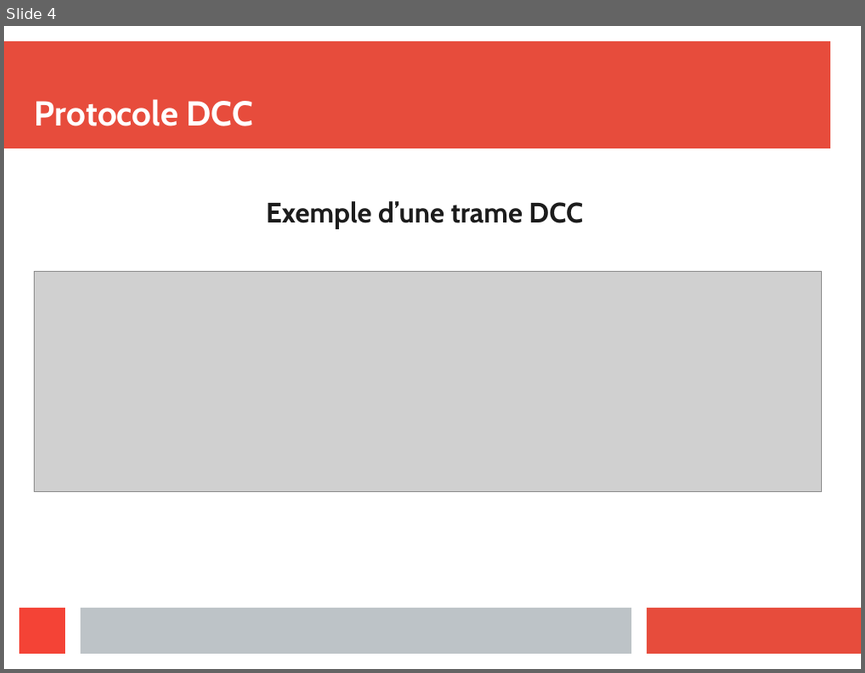
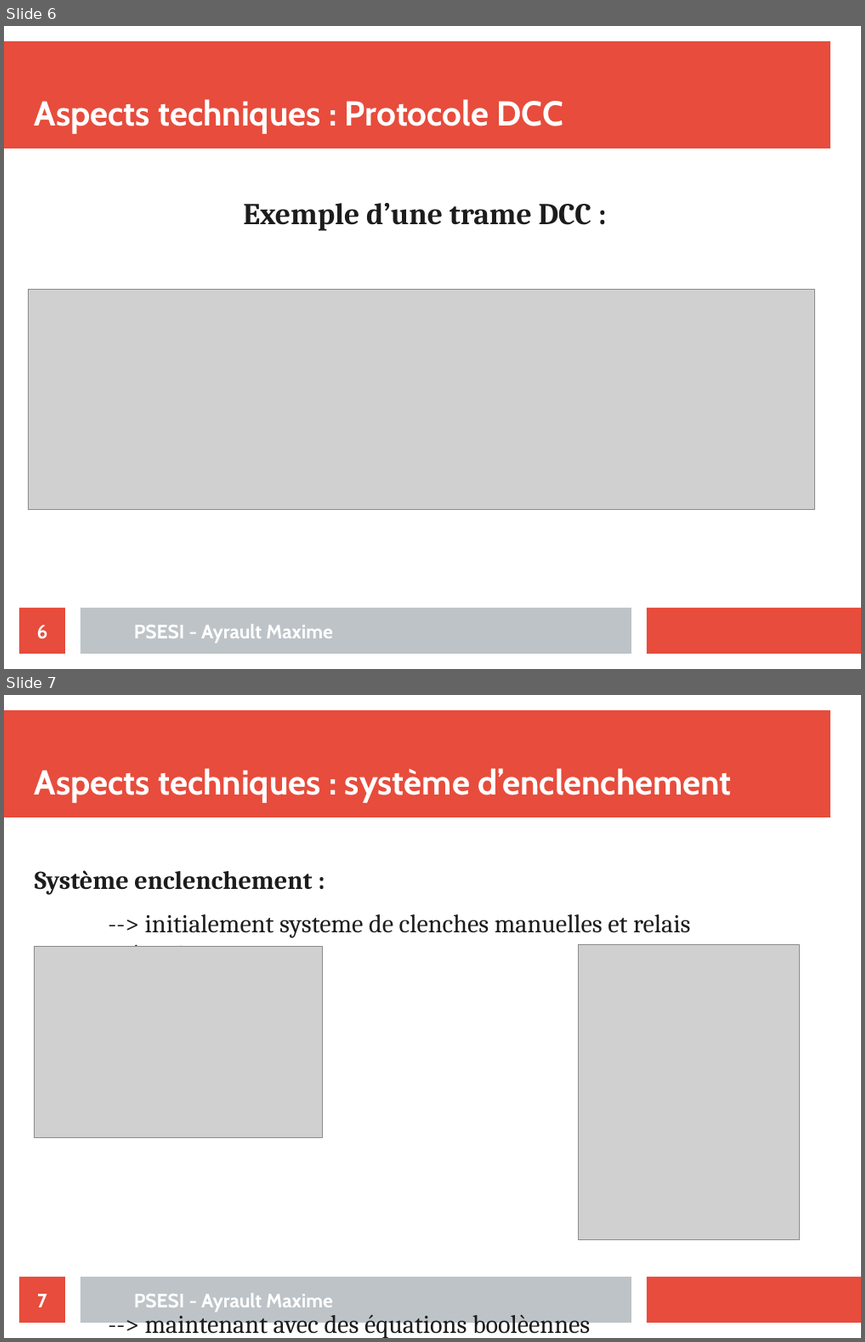
Before and after one commit to maximouth/CBI, a slide deck: Presentation/presentation.odp. Shown one above the other, each under a label of ours: slide 4 before the commit, slides 6 and 7 after it. The pictures are 865x673 and 865x1342 pixels, drawn with LibreOffice and Linux fonts; fonts in the diff are those of the drawing; grey boxes stand for pictures. Boxes give left, top, right and bottom in pixels: in the first picture for what was removed or moved away, otherwise in the second. Text is boxed around its words. In the diff, an @@ line names an element or a change of style, - is before the commit and + after.

```diff
--- a/Presentation/presentation.odp
+++ b/Presentation/presentation.odp
@@ slide 7 added at (4,695,861,1338), background #FFFFFF; not listed: 3 template elements that a slide beside it also shows @@
@@ title added at (35,768,732,803), 32 pt, text #FFFFFF, bold @@
+Aspects techniques : système d’enclenchement
@@ text added at (35,870,690,1338), 23.8 pt, text #1C1C1C @@
+Système enclenchement :
+      --> initialement systeme de clenches manuelles et relais mécaniques
+      --> maintenant avec des équations boolèennes
@@ picture added at (35,946,322,1137) @@
@@ picture added at (579,945,800,1240) @@
@@ page number added at (19,1276,65,1322), fill #E74C3C, 18 pt, text #FFFFFF, bold @@
+7
@@ text added at (134,1293,333,1311), 18 pt, text #FFFFFF, bold @@
+PSESI - Ayrault Maxime
@@ what was slide 4 is now slide 6 @@
@@ slide 6 changed as well @@
@@ title at (35,99,562,134): text changed @@
-Protocole DCC
+Aspects techniques : Protocole DCC
@@ text at (243,203,591,231): text changed; size 26 to 28 pt; font Cabin to Cambria @@
-Exemple d’une trame DCC
+Exemple d’une trame DCC :
@@ picture: place and size @@
-picture at (35,271,822,491)
+picture at (28,290,816,510)
@@ rectangle removed at (19,607,65,653) @@
@@ page number added at (19,607,65,653), fill #E74C3C, 18 pt, text #FFFFFF, bold @@
+6
@@ text added at (134,624,333,642), 18 pt, text #FFFFFF, bold @@
+PSESI - Ayrault Maxime
```
Also in this commit, not shown: 3 other slides changed, 15 other slides added, 10 slides removed.
